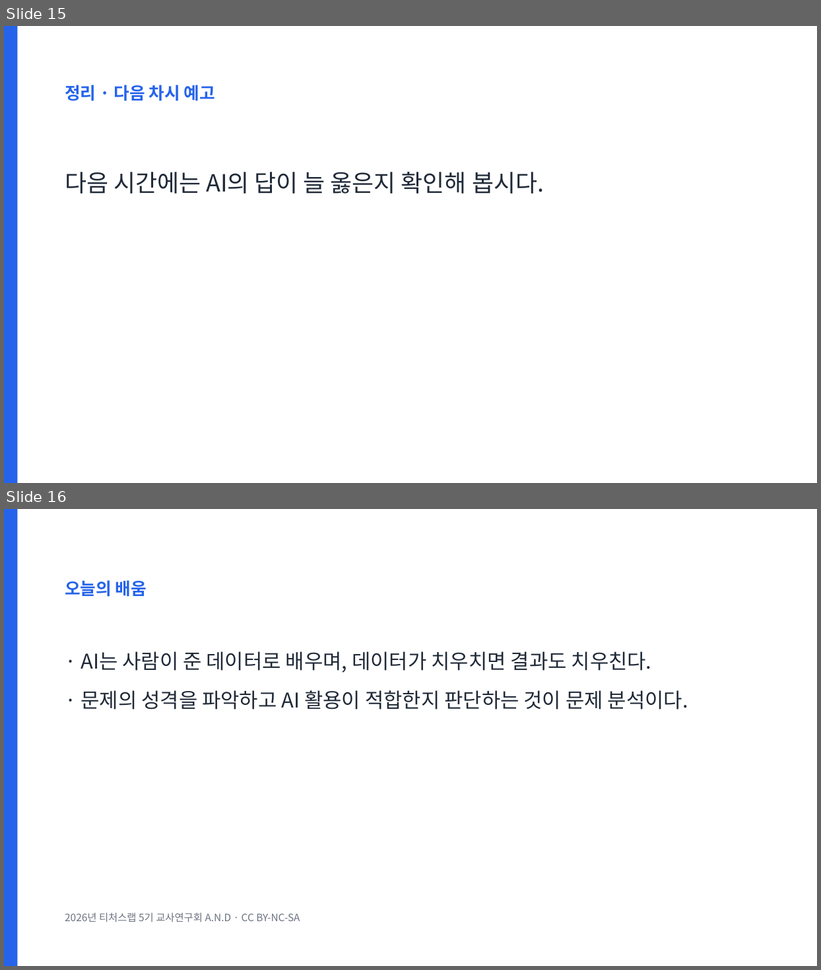
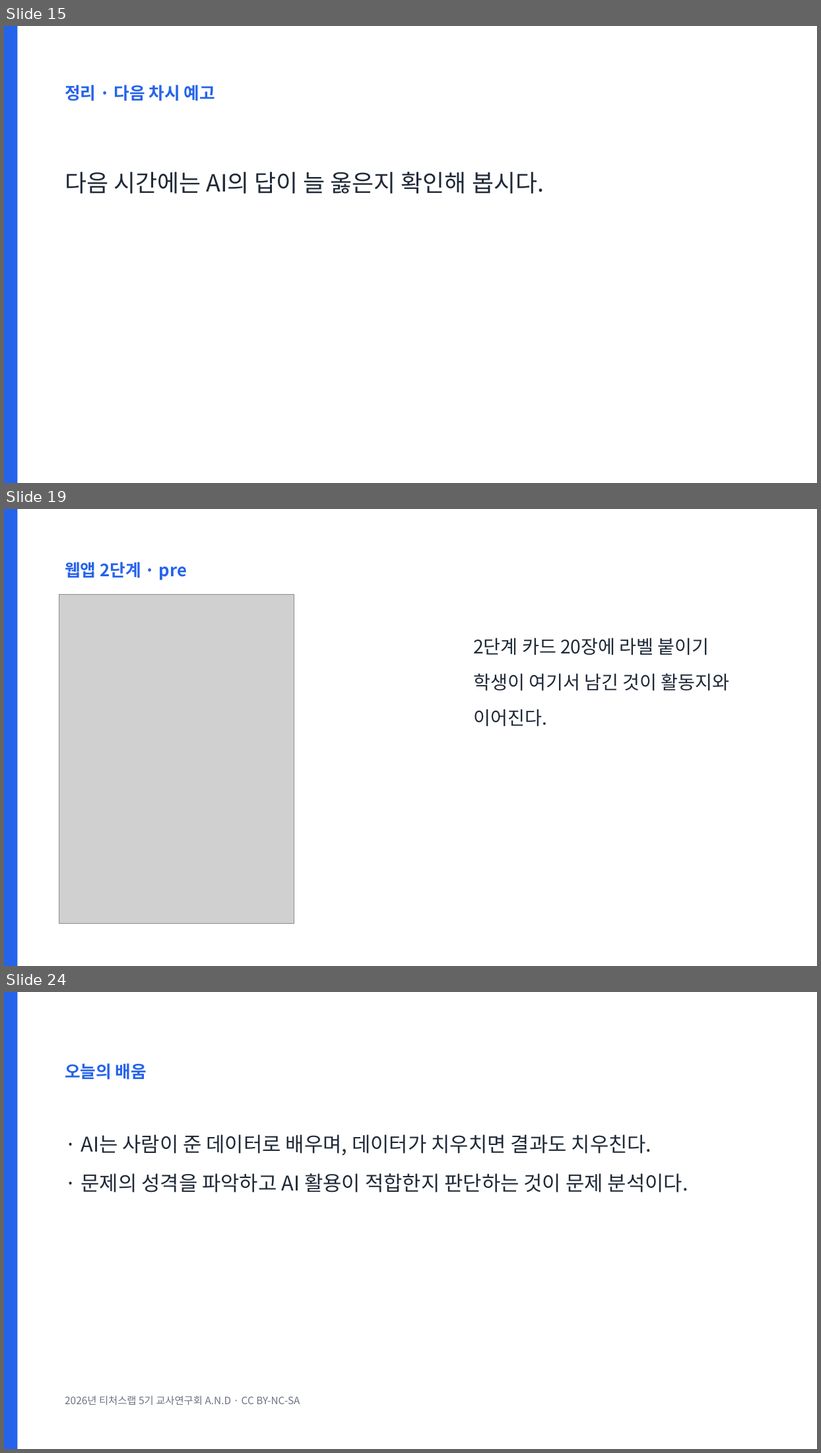
Before and after one commit to legoschool/wise-ai, a slide deck: files/WISE_L01_수업.pptx. Shown one above the other, each under a label of ours: slides 15 and 16 before the commit, slides 15, 19 and 24 after it; the slides between them are not shown. The pictures are 821x970 and 821x1453 pixels, drawn with LibreOffice and Linux fonts; fonts in the diff are those of the drawing; grey boxes stand for pictures. Boxes give left, top, right and bottom in pixels: in the first picture for what was removed or moved away, otherwise in the second. Text is boxed around its words. In the diff, an @@ line names an element or a change of style, - is before the commit and + after.

```diff
--- a/files/WISE_L01_수업.pptx
+++ b/files/WISE_L01_수업.pptx
@@ slide 19 added at [4,509,817,966], background #FFFFFF @@
@@ rectangle added at [4,509,17,966], fill #2563EB @@
@@ text added at [65,562,187,580], 20 pt, text #2563EB, bold @@
+웹앱 2단계 · pre
@@ picture added at [59,594,294,923] @@
@@ text added at [473,638,730,727], 22 pt, text #1F2937 @@
+2단계 카드 20장에 라벨 붙이기
+학생이 여기서 남긴 것이 활동지와 이어진다.
@@ what was slide 16 is now slide 24 @@
```
Also in this commit, not shown: 7 other slides added, 35 other files.
